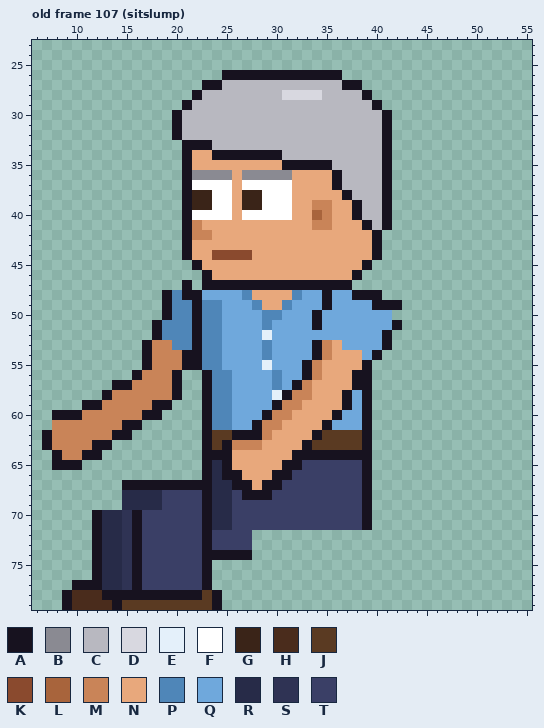
Pixel-art file: sprites/expo/expo_attb_left_anim.aseprite. The first picture shows the starting point.
64x80 pixels, 129 frames. Colours within 5 levels of each other are drawn and written as one. Shown: old frame 107 (sitslump): x 6..55, y 23..79. The commit also changed other frames, which this record leaves out.
Visible layers, top first: "Arm Top", "Hair", "Face", "Watch", "Near Arm", "Collar", "Belt", "Shirt", "Body", "Back Arm", "Pants", "Shoes".
Palette (. is transparent): A #17121f  B #8a8a92  C #b8b8c0  D #d8d8e0  E #e4f0fa  F #ffffff  G #3a2418  H #4a2c1c  J #5a3a22  K #8a4a2e  L #a8643c  M #c98458  N #e8a87c  P #4f86b8  Q #6fa8dc  R #272b48  S #2f3354  T #3a3f66
Pixels before, old frame 107 (sitslump) (only the part around the change), first column x 6:
23 .........................................
24 .........................................
25 .........................................
26 ...................AAAAAAAAAAAA..........
27 .................AACCCCCCCCCCCCAA........
28 ................ACCCCCCCCDDDDCCCCA.......
29 ...............ACCCCCCCCCCCCCCCCCCA......
30 ..............ACCCCCCCCCCCCCCCCCCCCA.....
31 ..............ACCCCCCCCCCCCCCCCCCCCA.....
32 ..............ACCCCCCCCCCCCCCCCCCCCA.....
33 ...............AAACCCCCCCCCCCCCCCCCA.....
34 ...............ANNAAAAAAACCCCCCCCCCA.....
35 ...............ANNNNNNNNNAAAAACCCCCA.....
36 ...............ABBBBNBBBBBNNNNACCCCA.....
37 ...............AFFFFNFFFFFNNNNACCCCA.....
38 ...............AGGFFNGGFFFNNNNNACCCA.....
39 ...............AGGFFNGGFFFNNMMNNACCA.....
40 ...............AFFFFNFFFFFNNLMNNACCA.....
41 ...............AMNNNNNNNNNNNMMNNNACA.....
42 ...............AMMNNNNNNNNNNNNNNNNA......
43 ...............ANNNNNNNNNNNNNNNNNNA......
44 ...............ANNKKKKNNNNNNNNNNNNA......
45 ................ANNNNNNNNNNNNNNNNA.......
46 .................ANNNNNNNNNNNNNNA........
47 ...............A.AAAAAAAAAAAAAAA.........
48 .............APAAQQQQPNNNNPQQAQQAAA......
49 .............APPAPPQQQPNNPQQQAQQQQAAA....
50 .............APPAPPQQQQPPQQQAQQQQQQQ.....
51 ............APPPAPPQQQQPQQQQAQQQQQQQA....
52 ............APPPAPPQQQQEQQQQQQQQQQQA.....
53 ...........AMMPPAPPQQQQPQQQQAMNQQQQA.....
54 ...........AMMMAAPPQQQQPQQQQAMNNNQA......
55 ...........AMMMAAPPQQQQEQQQAMNNNNA.......
56 ..........AMMMA..APPQQQQPQQAMNNNAA.......
57 ........AAMMMMA..APPQQQQPQAMNNNNAA.......
58 .......AMMMMMMA..APPQQQQEAMMNNNAQA.......
59 .....AAMMMMMAA...APPQQQQAMMNNNNAQA.......
60 ..AAAMMMMMMAA....APPQQQAMMNNNNAQQA.......
61 ..MMMMMMMAA......APPQQAMMNNNNAQQQA.......
62 .AMMMMMMAA.......AJJAAAMNNNNAJJJJA.......
63 .AMMMMAA.........AJAMMMNNNNAJJJJJA.......
64 ..AMMAA..........AAANNNNNNAAAAAAAA.......
65 ..AAA............ARANNNNNAATTTTTTA.......
66 .................ARAANNNAATTTTTTTA.......
67 .........AAAAAAAAARRAANAATTTTTTTTA.......
68 .........RRRRTTTTARRTAAATTTTTTTTTA.......
69 .........RRRRTTTTARRTTTTTTTTTTTTTA.......
70 ......ARRSATTTTTTARRTTTTTTTTTTTTTA.......
71 ......ARRSATTTTTTARRTTTTTTTTTTTTTA.......
72 ......ARRSATTTTTTATTTT...................
73 ......ARRSATTTTTTATTTT...................
74 ......ARRSATTTTTTAAAAA...................
75 ......ARRSATTTTTTA.......................
76 ......ARRSATTTTTTA.......................
77 ....AAARRSATTTTTTA.......................
78 ...AHHHAAAAAAAAAAJA......................
79 ...AHHHHAJJJJJJJJJA......................
And afterwards:
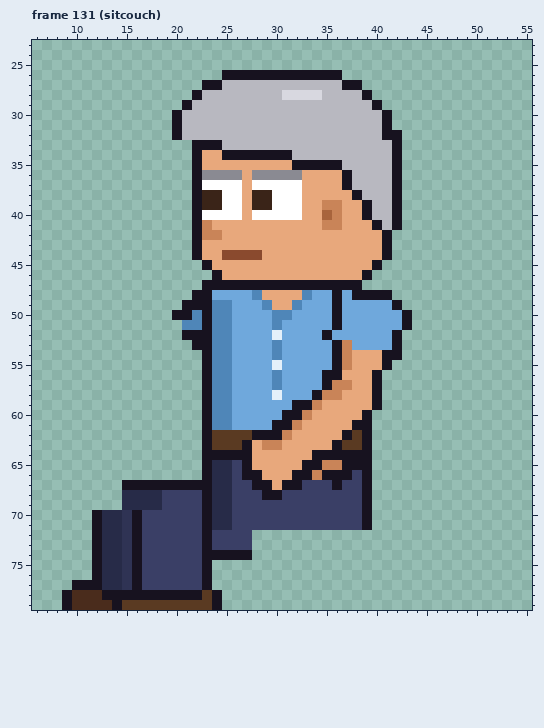
A new or re-ordered frame is compared with the old frame closest to it.
The edit:
frames 129 -> 135
Frame 131 (sitcouch) is new; against old frame 107 (sitslump):
y 32: x 42 . -> A
y 33: x 21 A -> .; x 24 C -> A; x 41..42 A. -> CA
y 34: x 21..22 AN -> .A; x 24 A -> N; x 31 C -> A; x 41..42 A. -> CA
y 35: x 21..22 AN -> .A; x 31 A -> N; x 36 C -> A; x 41..42 A. -> CA
y 36: x 21..22 AB -> .A; x 26..27 NB -> BN; x 32 N -> B; x 36..37 AC -> NA; x 41..42 A. -> CA
y 37: x 21..22 AF -> .A; x 26..27 NF -> FN; x 32 N -> F; x 36..37 AC -> NA; x 41..42 A. -> CA
y 38: x 21..22 AG -> .A; x 24 F -> G; x 26..27 NG -> FN; x 29 F -> G; x 32 N -> F; x 37..38 AC -> NA; x 41..42 A. -> CA
y 39: x 21..22 AG -> .A; x 24 F -> G; x 26..27 NG -> FN; x 29 F -> G; x 32 N -> F; x 34 M -> N; x 36 N -> M; x 38..39 AC -> NA; x 41..42 A. -> CA
y 40: x 21..22 AF -> .A; x 26..27 NF -> FN; x 32 N -> F; x 34..36 LMN -> NLM; x 38..39 AC -> NA; x 41..42 A. -> CA
y 41: x 21..23 AMN -> .AM; x 34 M -> N; x 36 N -> M; x 39..42 ACA. -> NACA
y 42: x 21..22 AM -> .A; x 24 N -> M; x 40..41 A. -> NA
y 43: x 21..22 AN -> .A; x 40..41 A. -> NA
y 44: x 21..22 AN -> .A; x 24 K -> N; x 28 N -> K; x 40..41 A. -> NA
y 45: x 22..23 AN -> .A; x 39..40 A. -> NA
y 46: x 23..24 AN -> .A; x 38..39 A. -> NA
y 47: x 21 A -> .; x 38 . -> A
y 48: x 19..21 APA -> ...; x 23 Q -> A; x 27..28 PN -> QP; x 32..33 PQ -> NP; x 35..36 AQ -> QA; x 41 . -> A
y 49: x 19..21 APP -> ..A; x 23 P -> A; x 25 Q -> P; x 28..29 PN -> QP; x 31..32 PQ -> NP; x 35..36 AQ -> QA; x 40..41 AA -> QQ
y 50: x 19..23 APPAP -> .AAPA; x 25 Q -> P; x 29 P -> Q; x 31 Q -> P; x 34 A -> Q; x 36 Q -> A; x 42..43 .. -> QA
y 51: x 18..20 APP -> ...; x 22..23 AP -> PA; x 25 Q -> P; x 29..30 PQ -> QP; x 34 A -> Q; x 36 Q -> A; x 42..43 A. -> QA
y 52: x 18..21 APPP -> ...A; x 23 P -> A; x 25 Q -> P; x 29..30 EQ -> QE; x 35 Q -> A; x 41..42 A. -> QA
y 53: x 17..21 AMMPP -> .....; x 23 P -> A; x 25 Q -> P; x 29..30 PQ -> QP; x 34..37 AMNQ -> QQAM; x 41..42 A. -> QA
y 54: x 17..23 AMMMAAP -> ......A; x 25 Q -> P; x 29..30 PQ -> QP; x 34..37 AMNN -> QQAM; x 39..42 QA.. -> NNAA
y 55: x 17..23 AMMMAAP -> ......A; x 25 Q -> P; x 29..30 EQ -> QE; x 33..37 AMNNN -> QQQAM; x 39..41 A.. -> NNA
y 56: x 16..20 AMMMA -> .....; x 33..36 AMNN -> QQAA; x 38..40 AA. -> NNA
y 57: x 14..20 AAMMMMA -> .......; x 32..40 AMNNNNAA. -> QQQAMMNNA
y 58: x 13..20 AMMMMMMA -> ........; x 31..40 AMMNNNAQA. -> QQQAMMNNNA
y 59: x 11..19 AAMMMMMAA -> .........; x 30..34 AMMNN -> QQAAM; x 37..40 AQA. -> NNNA
y 60: x 8..18 AAAMMMMMMAA -> ...........; x 29..33 AMMNN -> QQAAM; x 36..38 AQQ -> NNN
y 61: x 8..16 MMMMMMMAA -> .........; x 28..32 AMMNN -> QQAAM; x 35..38 AQQQ -> NNNA
y 62: x 7..15 AMMMMMMAA -> .........; x 26..27 AA -> JJ; x 29..31 MNN -> AAM; x 34..37 AJJJ -> NNNA
y 63: x 7..13 AMMMMAA -> .......; x 25..30 AMMMNN -> JJANMM; x 33..36 AJJJ -> NNNA
y 64: x 8..12 AMMAA -> .....; x 26..27 NN -> AA; x 32..33 AA -> NN
y 65: x 8..10 AAA -> ...; x 25..27 ANN -> RTA; x 31..38 AATTTTTT -> NNAAMMAA
y 66: x 25..28 AANN -> RTAA; x 30..37 AATTTTTT -> NNAAMAAA
y 67: x 26..28 AAN -> TTA; x 30..32 ATT -> NAA; x 36 T -> A
y 68: x 27..28 AA -> TT; x 30 T -> A
Where, in picture pixels (left, top, right, bottom), the same in both pictures:
changed: (42, 130, 412, 500)
